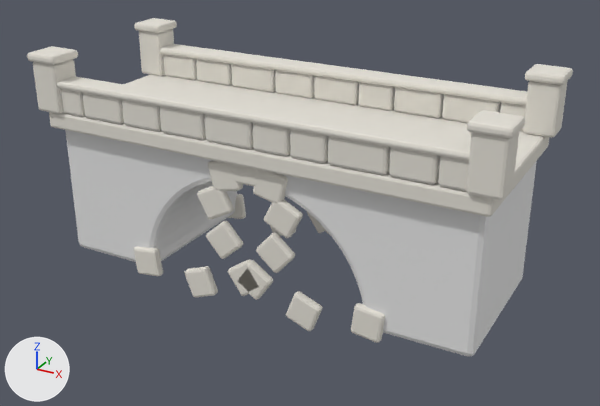
The glTF model public/models/env/stone_bridge.glb, before and after one commit.
The view is the same before and after, from a 50 mm lens placed at (1.282, -2.269, 0.846), pointed at (0.045, -0.019, -0.28). Every picture has the same lights, and +X, +Y and +Z are marked at lower left. The first picture is the older version. Where no turn or scale is listed for an object, it has been applied to the vertices.

Objects in the first picture: 'body', 'cap', 'cap.001', 'deck', 'post', 'post.001', 'post.002', 'post.003', 'postcap.001', 'wall.004', 'wall.007', 'wall.008' and 34 more.
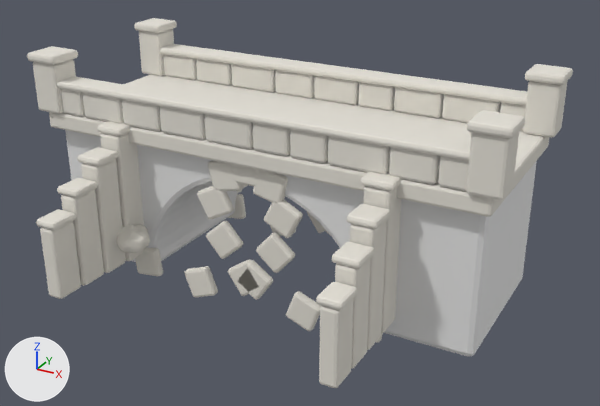
What differs and where, as boxes (x1, y1, x2, y2) in the pictures (600 x 406 px):
'wing-1-11', added
    after: (81, 159, 126, 273)
'wing1-13', added
    after: (319, 299, 353, 388)
'wing-1-12', added
    after: (61, 189, 104, 286)
'wing-1-13', added
    after: (40, 221, 81, 299)
'wing-1-10', added
    after: (100, 133, 146, 261)
'wing1-10', added
    after: (363, 186, 401, 333)
'wing1-11', added
    after: (350, 220, 387, 350)
'wing1-12', added
    after: (335, 259, 370, 369)
'wingcap1-13', added
    after: (316, 282, 358, 310)
'wingcap1-12', added
    after: (332, 242, 374, 268)
'wingcap1-11', added
    after: (346, 204, 391, 229)
'riprap.001', added
    after: (117, 230, 150, 253)
'wingcap1-10', added
    after: (361, 172, 401, 191)
'wingcap-1-13', added
    after: (36, 209, 76, 230)
'wingcap-1-12', added
    after: (57, 178, 98, 198)
'wingcap-1-11', added
    after: (77, 147, 119, 166)
'wingcap-1-10', added
    after: (97, 121, 131, 136)
'riprap', added
    after: (116, 224, 148, 245)

The change, as a diff of the scene's bpy script:
```diff
--- a/public/models/env/stone_bridge.glb.py
+++ b/public/models/env/stone_bridge.glb.py
@@ ob_wingcap_1_13 @@
+ob_wingcap_1_13 = bpy.data.objects.new('wingcap-1-13', me_cube_064)  # 56 vertices, 108 faces; spans x -0.515..-0.439, y -0.66..-0.56, z -0.2305..-0.2055; in mat_stone (white #e5e1d7)
+ob_wingcap_1_13.location = (0.0, 0.0, 0.0)
@@ ob_wingcap_1_12 @@
+ob_wingcap_1_12 = bpy.data.objects.new('wingcap-1-12', me_cube_062)  # 56 vertices, 108 faces; spans x -0.515..-0.431, y -0.56..-0.46, z -0.1605..-0.1355; in mat_stone (white #e5e1d7)
+ob_wingcap_1_12.location = (0.0, 0.0, 0.0)
@@ ob_wingcap_1_11 @@
+ob_wingcap_1_11 = bpy.data.objects.new('wingcap-1-11', me_cube_060)  # 56 vertices, 108 faces; spans x -0.515..-0.423, y -0.46..-0.36, z -0.0905..-0.0655; in mat_stone (white #e5e1d7)
+ob_wingcap_1_11.location = (0.0, 0.0, 0.0)
@@ ob_wingcap_1_10 @@
+ob_wingcap_1_10 = bpy.data.objects.new('wingcap-1-10', me_cube_058)  # 56 vertices, 108 faces; spans x -0.515..-0.415, y -0.36..-0.26, z -0.0205..0.0045; in mat_stone (white #e5e1d7)
+ob_wingcap_1_10.location = (0.0, 0.0, 0.0)
@@ ob_wingcap1_13 @@
+ob_wingcap1_13 = bpy.data.objects.new('wingcap1-13', me_cube_080)  # 56 vertices, 108 faces; spans x 0.439..0.515, y -0.66..-0.56, z -0.2305..-0.2055; in mat_stone (white #e5e1d7)
+ob_wingcap1_13.location = (0.0, 0.0, 0.0)
@@ ob_wingcap1_12 @@
+ob_wingcap1_12 = bpy.data.objects.new('wingcap1-12', me_cube_078)  # 56 vertices, 108 faces; spans x 0.431..0.515, y -0.56..-0.46, z -0.1605..-0.1355; in mat_stone (white #e5e1d7)
+ob_wingcap1_12.location = (0.0, 0.0, 0.0)
@@ ob_wingcap1_11 @@
+ob_wingcap1_11 = bpy.data.objects.new('wingcap1-11', me_cube_076)  # 56 vertices, 108 faces; spans x 0.423..0.515, y -0.46..-0.36, z -0.0905..-0.0655; in mat_stone (white #e5e1d7)
+ob_wingcap1_11.location = (0.0, 0.0, 0.0)
@@ ob_wingcap1_10 @@
+ob_wingcap1_10 = bpy.data.objects.new('wingcap1-10', me_cube_074)  # 56 vertices, 108 faces; spans x 0.415..0.515, y -0.36..-0.26, z -0.0205..0.0045; in mat_stone (white #e5e1d7)
+ob_wingcap1_10.location = (0.0, 0.0, 0.0)
@@ ob_wing_1_13 @@
+ob_wing_1_13 = bpy.data.objects.new('wing-1-13', me_cube_063)  # 56 vertices, 108 faces; spans x -0.505..-0.449, y -0.658..-0.562, z -0.47..-0.23; in mat_stone (white #e5e1d7)
+ob_wing_1_13.location = (0.0, 0.0, 0.0)
@@ ob_wing_1_12 @@
+ob_wing_1_12 = bpy.data.objects.new('wing-1-12', me_cube_061)  # 56 vertices, 108 faces; spans x -0.505..-0.441, y -0.558..-0.462, z -0.47..-0.16; in mat_stone (white #e5e1d7)
+ob_wing_1_12.location = (0.0, 0.0, 0.0)
@@ ob_wing_1_11 @@
+ob_wing_1_11 = bpy.data.objects.new('wing-1-11', me_cube_059)  # 56 vertices, 108 faces; spans x -0.505..-0.433, y -0.458..-0.362, z -0.47..-0.09; in mat_stone (white #e5e1d7)
+ob_wing_1_11.location = (0.0, 0.0, 0.0)
@@ ob_wing_1_10 @@
+ob_wing_1_10 = bpy.data.objects.new('wing-1-10', me_cube_057)  # 56 vertices, 108 faces; spans x -0.505..-0.425, y -0.358..-0.262, z -0.47..-0.02; in mat_stone (white #e5e1d7)
+ob_wing_1_10.location = (0.0, 0.0, 0.0)
@@ ob_wing1_13 @@
+ob_wing1_13 = bpy.data.objects.new('wing1-13', me_cube_079)  # 56 vertices, 108 faces; spans x 0.449..0.505, y -0.658..-0.562, z -0.47..-0.23; in mat_stone (white #e5e1d7)
+ob_wing1_13.location = (0.0, 0.0, 0.0)
@@ ob_wing1_12 @@
+ob_wing1_12 = bpy.data.objects.new('wing1-12', me_cube_077)  # 56 vertices, 108 faces; spans x 0.441..0.505, y -0.558..-0.462, z -0.47..-0.16; in mat_stone (white #e5e1d7)
+ob_wing1_12.location = (0.0, 0.0, 0.0)
@@ ob_wing1_11 @@
+ob_wing1_11 = bpy.data.objects.new('wing1-11', me_cube_075)  # 56 vertices, 108 faces; spans x 0.433..0.505, y -0.458..-0.362, z -0.47..-0.09; in mat_stone (white #e5e1d7)
+ob_wing1_11.location = (0.0, 0.0, 0.0)
@@ ob_wing1_10 @@
+ob_wing1_10 = bpy.data.objects.new('wing1-10', me_cube_073)  # 56 vertices, 108 faces; spans x 0.425..0.505, y -0.358..-0.262, z -0.47..-0.02; in mat_stone (white #e5e1d7)
+ob_wing1_10.location = (0.0, 0.0, 0.0)
@@ ob_riprap_001 @@
+ob_riprap_001 = bpy.data.objects.new('riprap.001', me_icosphere_001)  # 104 vertices, 204 faces; spans x -0.432..-0.3362, y -0.433..-0.3174, z -0.4078..-0.3322; in mat_stone (white #e5e1d7)
+ob_riprap_001.location = (0.0, 0.0, 0.0)
@@ ob_riprap @@
+ob_riprap = bpy.data.objects.new('riprap', me_icosphere)  # 104 vertices, 204 faces; spans x -0.4656..-0.3619, y -0.4085..-0.289, z -0.411..-0.329; in mat_stone (white #e5e1d7)
+ob_riprap.location = (0.0, 0.0, 0.0)
```
